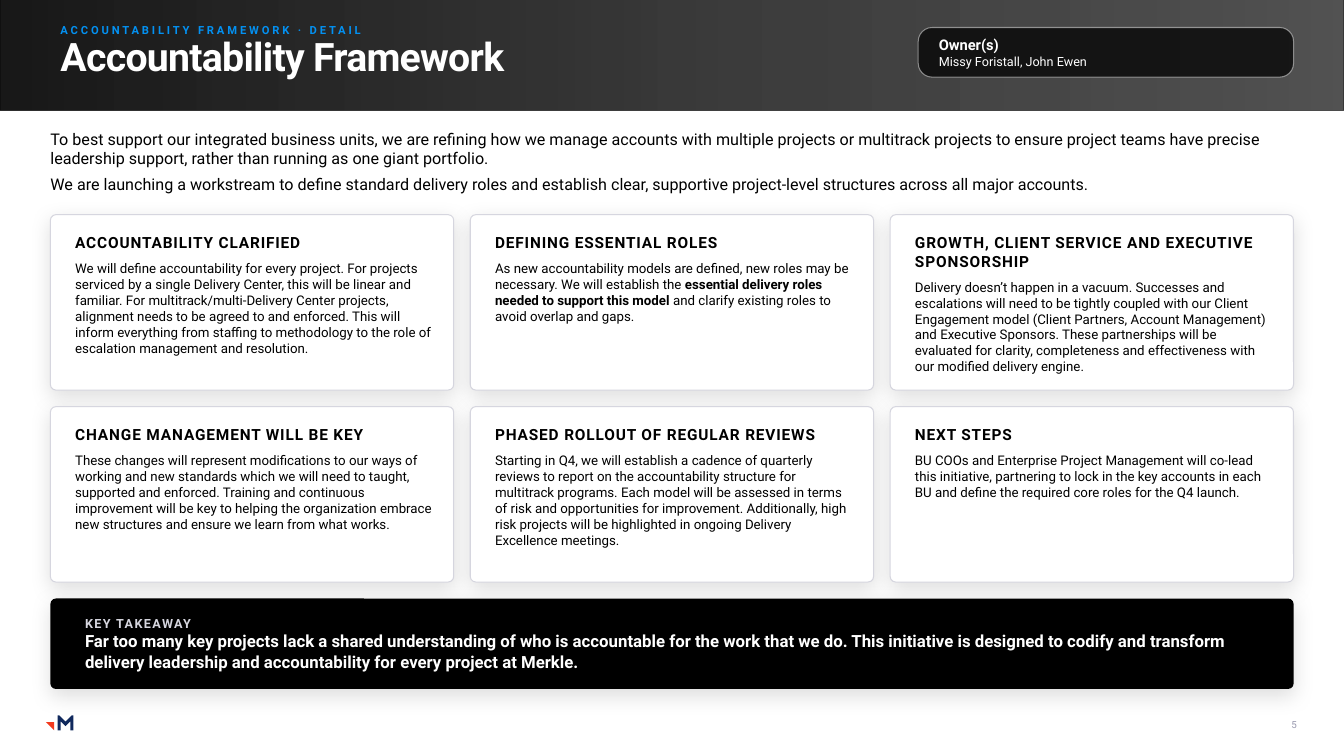
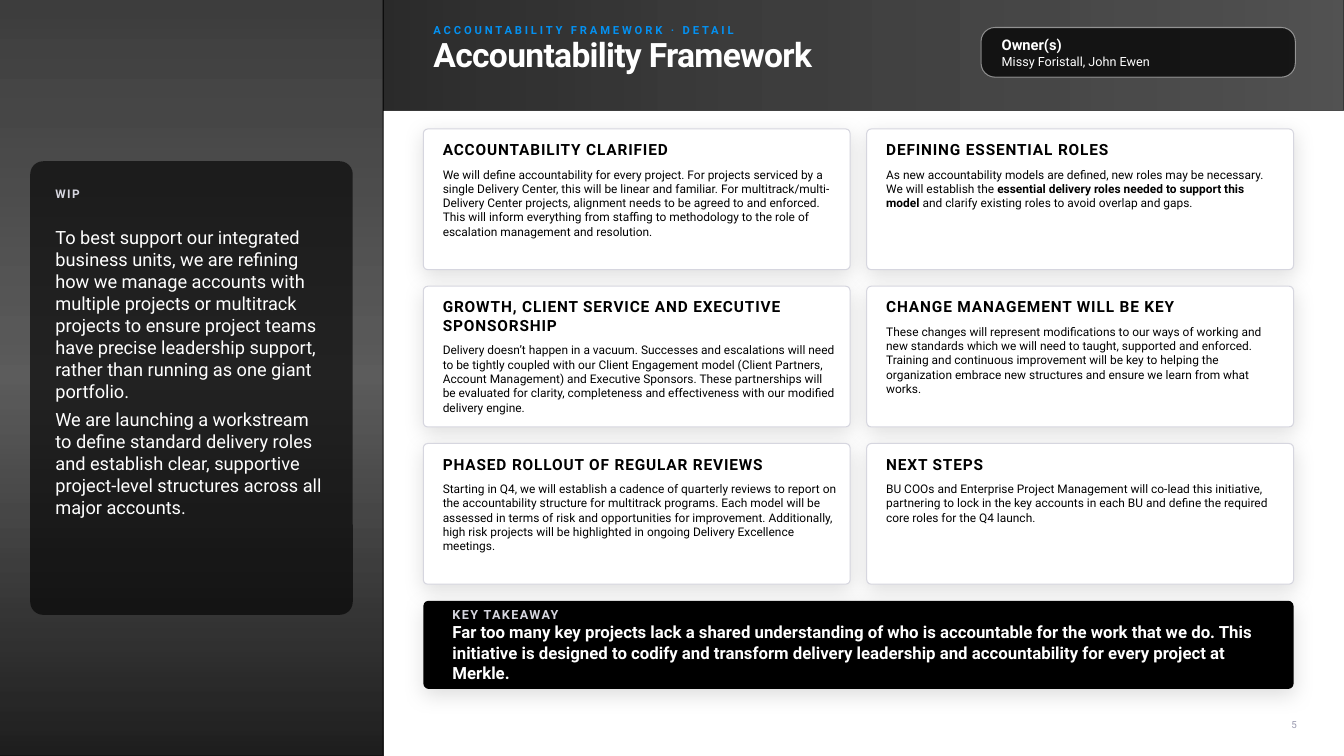
Before and after one commit to RachelHarrisMerkle/BasicMerkle, a slide deck: slide 5 of Detail_Templates_Cleaner_8.pptx. Drawn at 1344x756 pixels with LibreOffice and Linux fonts; fonts in the diff are those of the drawing; grey boxes stand for pictures. Boxes give left, top, right and bottom in pixels: in the first picture for what was removed or moved away, otherwise in the second. Text is boxed around its words. In the diff, an @@ line names an element or a change of style, - is before the commit and + after.

```diff
--- a/Detail_Templates_Cleaner_8.pptx
+++ b/Detail_Templates_Cleaner_8.pptx
@@ picture added at (0, 0, 383, 756) @@
@@ rectangle added at (0, 0, 383, 756), fill gradient #000000 @@
@@ text "ACCOUNTABILITY FRAMEWORK · DETAIL": place and size @@
-text "ACCOUNTABILITY FRAMEWORK · DETAIL" at (50, 19, 933, 39)
+text "ACCOUNTABILITY FRAMEWORK · DETAIL" at (423, 19, 1306, 39)
@@ rounded rectangle "Owner(s)": place and size @@
-rounded rectangle "Owner(s)" at (919, 27, 1294, 77)
+rounded rectangle "Owner(s)" at (981, 27, 1296, 77)
@@ title "Accountability Framework": place and size @@
-title "Accountability Framework" at (60, 41, 504, 80)
+title "Accountability Framework" at (433, 41, 812, 74)
@@ title "Accountability Framework" at (433, 41, 812, 74): size 28 to 24 pt @@
@@ rounded rectangle "ACCOUNTABILITY CLARIFIED": place and size @@
-rounded rectangle "ACCOUNTABILITY CLARIFIED" at (50, 215, 454, 390)
+rounded rectangle "ACCOUNTABILITY CLARIFIED" at (423, 129, 850, 270)
@@ rounded rectangle "DEFINING ESSENTIAL ROLES": place and size @@
-rounded rectangle "DEFINING ESSENTIAL ROLES" at (471, 215, 874, 390)
+rounded rectangle "DEFINING ESSENTIAL ROLES" at (867, 129, 1294, 270)
@@ rounded rectangle added at (30, 161, 353, 615), fill #000000 at 62% opacity @@
@@ text in rounded rectangle at (443, 170, 829, 239): size 9.5 to 8.5 pt @@
@@ text in rounded rectangle at (886, 170, 1264, 210): size 9.5 to 8.5 pt in "As new accountability models are defined, new ..." @@
@@ text added at (55, 189, 79, 198), 8.5 pt, text #D6D6DF, bold @@
+WIP
@@ text "To best support our integrated ...": place and size @@
-text "To best support our integrated ..." at (50, 132, 1259, 194)
+text "To best support our integrated ..." at (55, 230, 322, 518)
@@ text "To best support our integrated ..." at (55, 230, 322, 518): size 11.5 to 13 pt, text colour #000000 to #FFFFFF @@
@@ rounded rectangle "GROWTH, CLIENT SERVICE AND EXECUTIVE ...": place and size @@
-rounded rectangle "GROWTH, CLIENT SERVICE AND EXECUTIVE ..." at (890, 215, 1294, 390)
+rounded rectangle "GROWTH, CLIENT SERVICE AND EXECUTIVE ..." at (423, 286, 850, 427)
@@ rounded rectangle "CHANGE MANAGEMENT WILL BE KEY": place and size @@
-rounded rectangle "CHANGE MANAGEMENT WILL BE KEY" at (50, 406, 454, 582)
+rounded rectangle "CHANGE MANAGEMENT WILL BE KEY" at (867, 286, 1294, 427)
@@ text in rounded rectangle at (886, 327, 1262, 393): size 9.5 to 8.5 pt @@
@@ text in rounded rectangle at (443, 345, 835, 415): size 9.5 to 8.5 pt in "Delivery doesn’t happen in a vacuum. Successes ..." @@
@@ rounded rectangle "PHASED ROLLOUT OF REGULAR REVIEWS": place and size @@
-rounded rectangle "PHASED ROLLOUT OF REGULAR REVIEWS" at (471, 406, 874, 582)
+rounded rectangle "PHASED ROLLOUT OF REGULAR REVIEWS" at (423, 444, 850, 585)
@@ rounded rectangle "NEXT STEPS": place and size @@
-rounded rectangle "NEXT STEPS" at (890, 406, 1294, 582)
+rounded rectangle "NEXT STEPS" at (867, 444, 1294, 585)
@@ text in rounded rectangle at (443, 484, 836, 553): size 9.5 to 8.5 pt @@
@@ text in rounded rectangle at (886, 484, 1267, 524): size 9.5 to 8.5 pt @@
@@ rounded rectangle "KEY TAKEAWAY": place and size @@
-rounded rectangle "KEY TAKEAWAY" at (50, 599, 1294, 690)
+rounded rectangle "KEY TAKEAWAY" at (423, 601, 1294, 689)
@@ freeform shape removed at (57, 716, 74, 731) @@
@@ freeform shape removed at (46, 722, 54, 730) @@
```
Also in this commit, not shown: 3 other slides changed, 2 other files.
